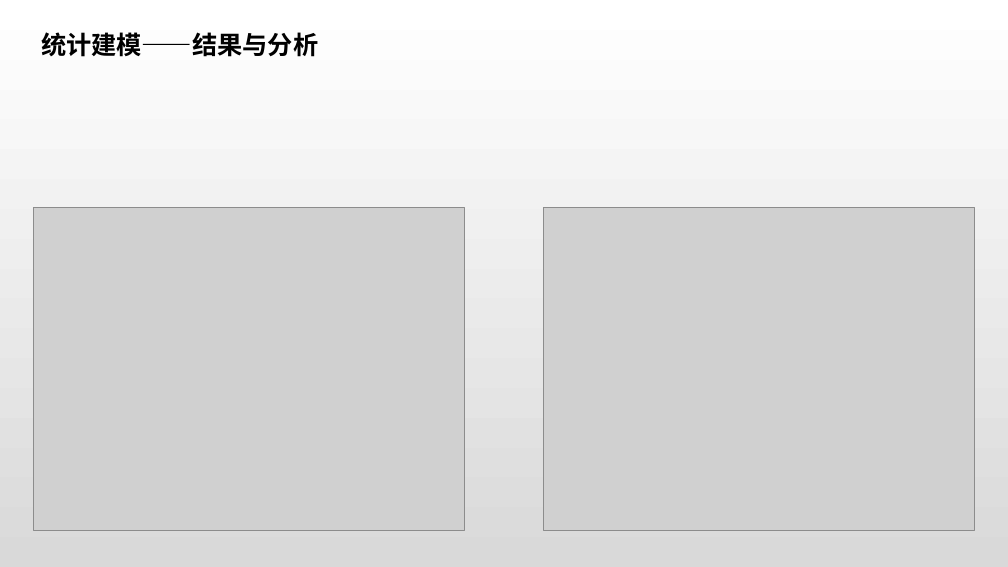
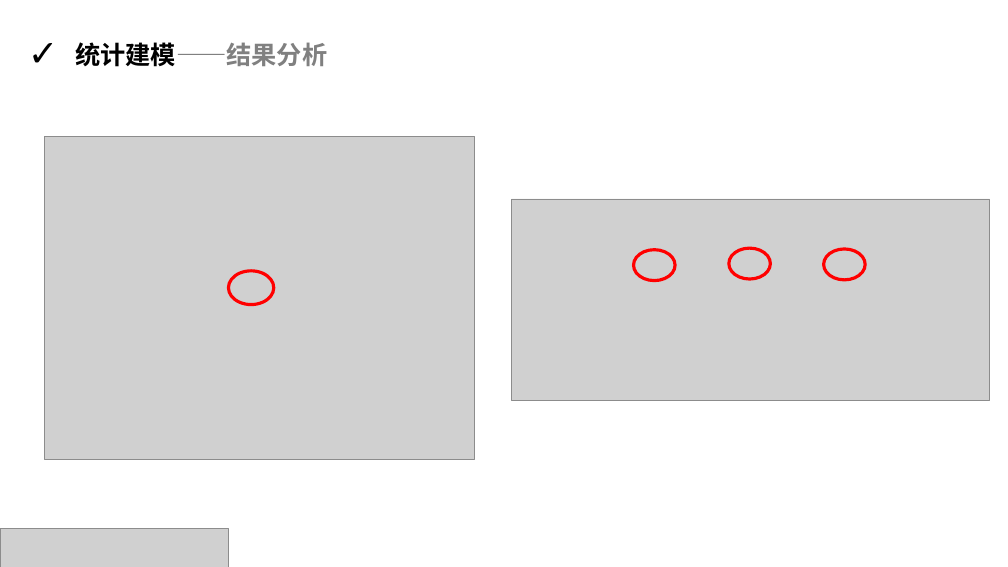
Before and after one commit to rucnyz/soccer, a slide deck: slide 25 of notebooks/欧洲足球展示.pptx (slide 24 before the commit). Drawn at 1008x567 pixels with LibreOffice and Linux fonts; fonts in the diff are those of the drawing; grey boxes stand for pictures. Boxes give left, top, right and bottom in pixels: in the first picture for what was removed or moved away, otherwise in the second. Text is boxed around its words. In the diff, an @@ line names an element or a change of style, - is before the commit and + after.

```diff
--- a/notebooks/欧洲足球展示.pptx
+++ b/notebooks/欧洲足球展示.pptx
@@ background gradient #FFFFFF to #D9D9D9 to #FFFFFF @@
@@ text at <box>75,42,327,67</box>: text changed; font Arial to Noto Sans CJK SC; text colour #000000 to #808080 @@
-统计建模——结果与分析
+✓ 统计建模——结果分析
@@ picture: place and size @@
-picture at <box>544,207,975,530</box>
+picture at <box>44,136,475,459</box>
@@ picture removed at <box>33,207,464,530</box> @@
@@ picture added at <box>512,199,991,400</box> @@
@@ ellipse added at <box>634,250,675,281</box>, outline #FF0000 3 pt @@
@@ ellipse added at <box>729,248,771,279</box>, outline #FF0000 3 pt @@
@@ ellipse added at <box>823,249,865,280</box>, outline #FF0000 3 pt @@
@@ ellipse added at <box>228,271,274,305</box>, outline #FF0000 3 pt @@
@@ picture added at <box>0,529,228,567</box> @@
```
Also in this commit, not shown: 15 other slides changed, 12 slides added, 11 slides removed, 3 other files.
